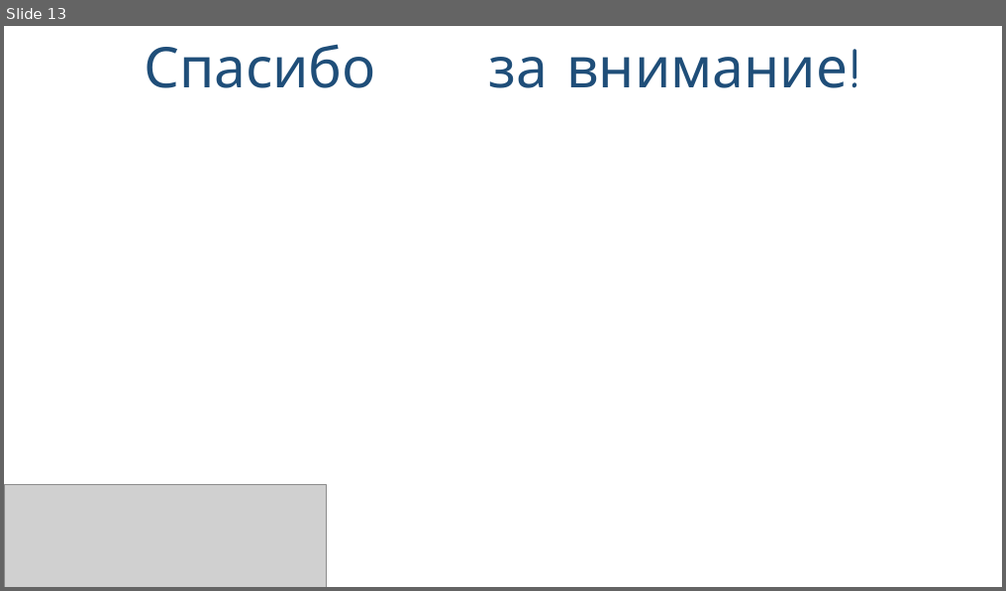
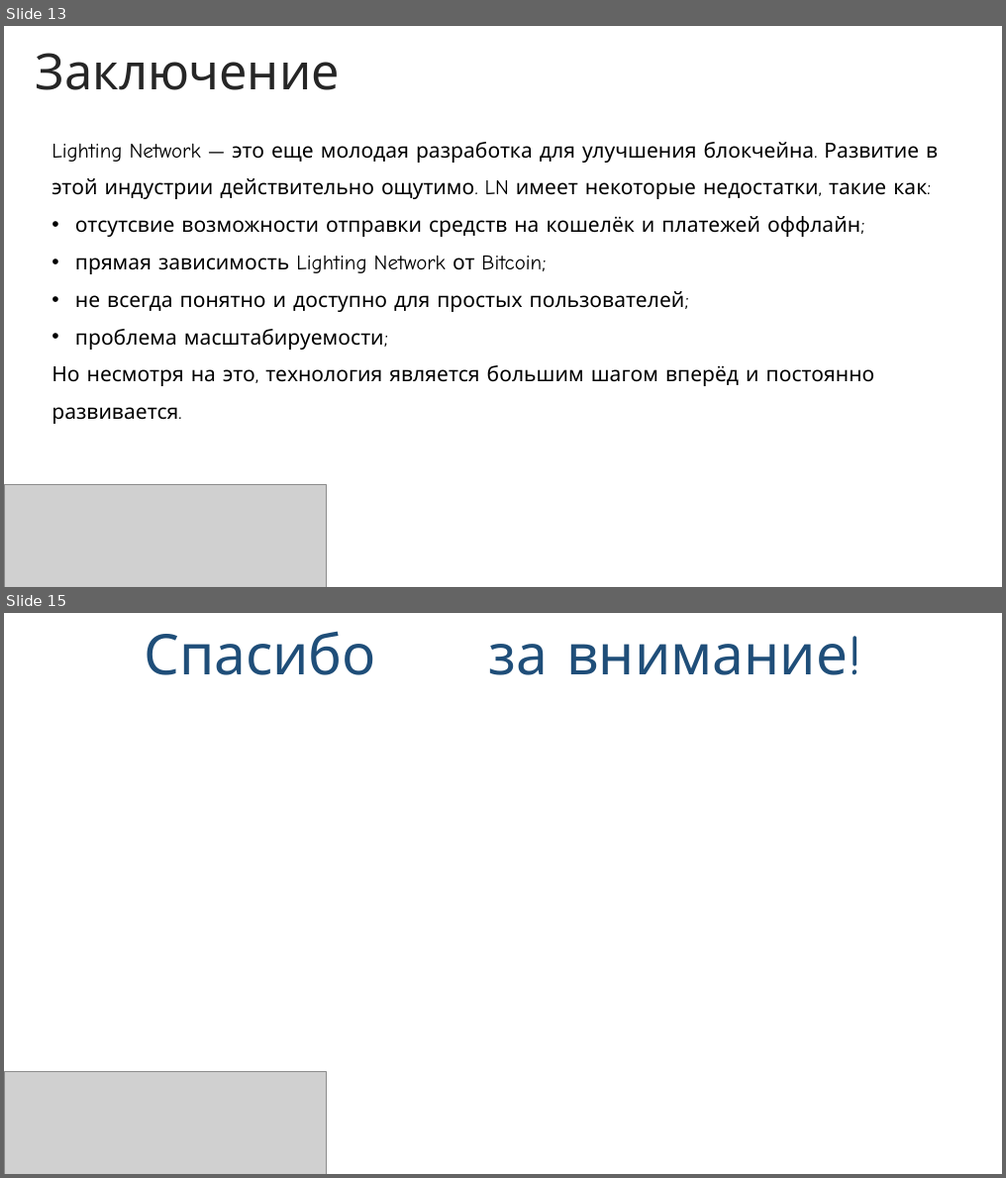
Before and after one commit to NikaLeb/181_351_testingLN, a slide deck: Lightning_Network.pptx. Shown one above the other, each under a label of ours: slide 13 before the commit, slides 13 and 15 after it; the slides between them are not shown. The pictures are 1006x591 and 1006x1178 pixels, drawn with LibreOffice and Linux fonts; fonts in the diff are those of the drawing; grey boxes stand for pictures; background and template pictures are left out. Boxes give left, top, right and bottom in pixels: in the first picture for what was removed or moved away, otherwise in the second. Text is boxed around its words. In the diff, an @@ line names an element or a change of style, - is before the commit and + after.

```diff
--- a/Lightning_Network.pptx
+++ b/Lightning_Network.pptx
@@ slide 13 added at (4,26,1002,587), background picture (left out) @@
@@ title added at (36,53,340,90), 48 pt, text #262626 @@
+Заключение
@@ text added at (52,142,938,424), 20 pt, text #000000 @@
+Lighting Network — это еще молодая разработка для улучшения блокчейна. Развитие в этой индустрии действительно ощутимо. LN имеет некоторые недостатки, такие как:
+• отсутсвие возможности отправки средств на кошелёк и платежей оффлайн;
+• прямая зависимость Lighting Network от Bitcoin;
+• не всегда понятно и доступно для простых пользователей;
+• проблема масштабируемости;
+Но несмотря на это, технология является большим шагом вперёд и постоянно развивается.
@@ picture added at (4,484,327,587) @@
@@ what was slide 13 is now slide 15 @@
```
Also in this commit, not shown: 10 other slides added, 9 slides removed.
